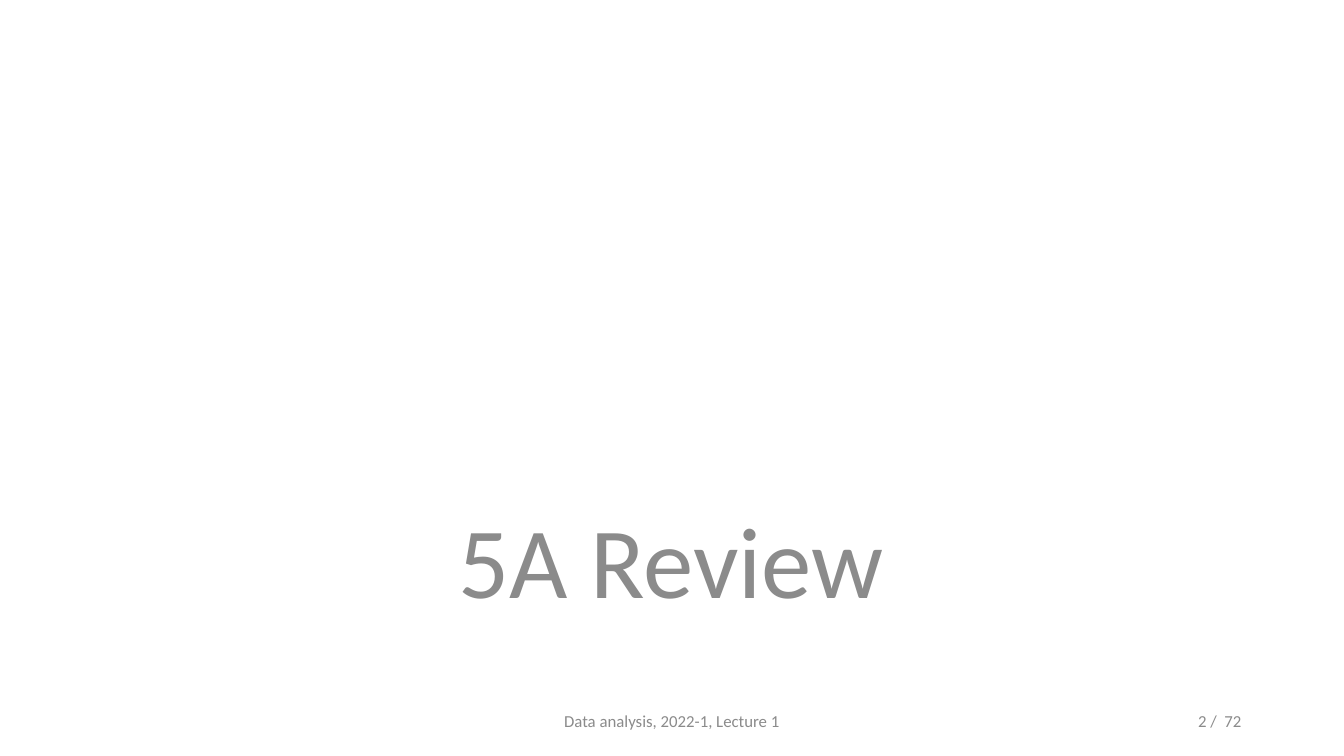
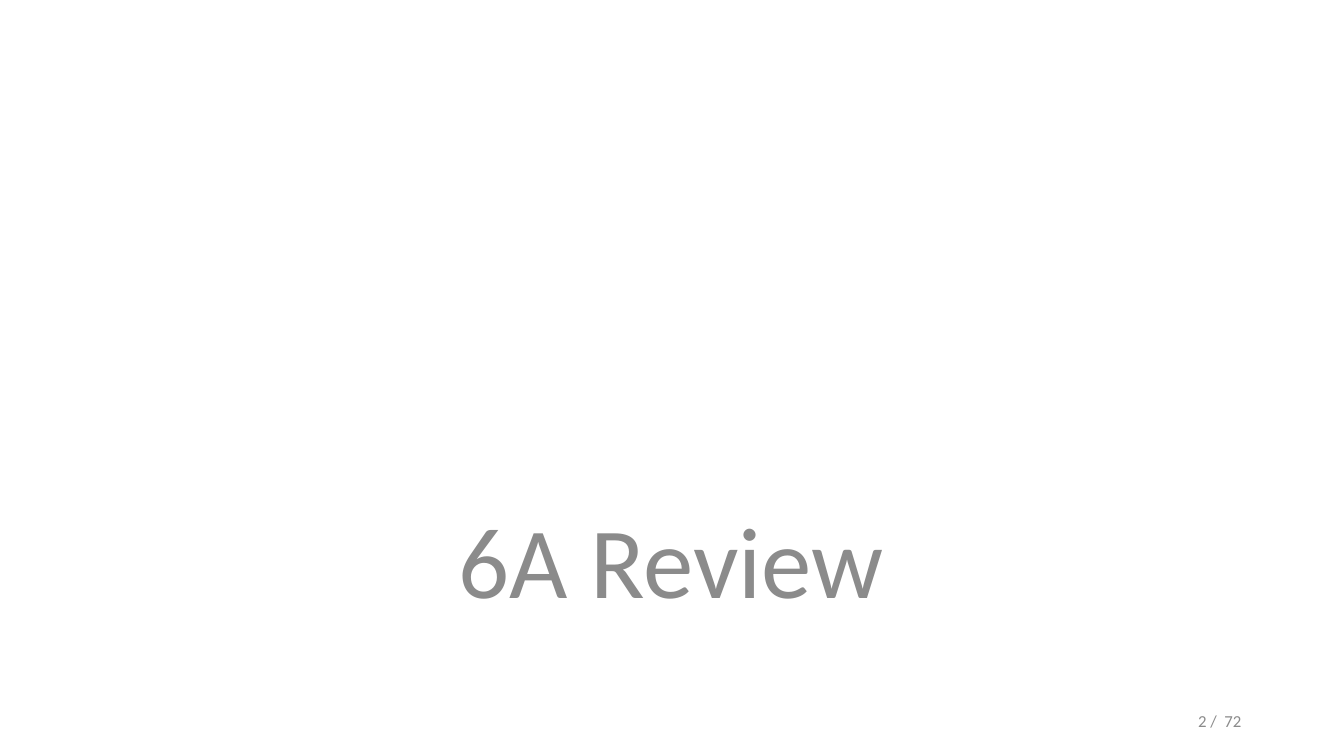
Before and after one commit to opherdonchin/StatisticalComputationAndAnalysis, a slide deck: slide 2 of Lectures/Lecture 6 Linear models.pptx. Drawn at 1344x756 pixels with LibreOffice and Linux fonts; fonts in the diff are those of the drawing. Boxes give left, top, right and bottom in pixels: in the first picture for what was removed or moved away, otherwise in the second. Text is boxed around its words. In the diff, an @@ line names an element or a change of style, - is before the commit and + after.

```diff
--- a/Lectures/Lecture 6 Linear models.pptx
+++ b/Lectures/Lecture 6 Linear models.pptx
@@ text at (459,529,884,599): text changed @@
-5A Review
+6A Review
@@ text removed at (564,715,779,730) @@
-Data analysis, 2022-1, Lecture 1
```
Also in this commit, not shown: 38 other slides changed, 21 slides added, 3 slides removed, 3 other files.
